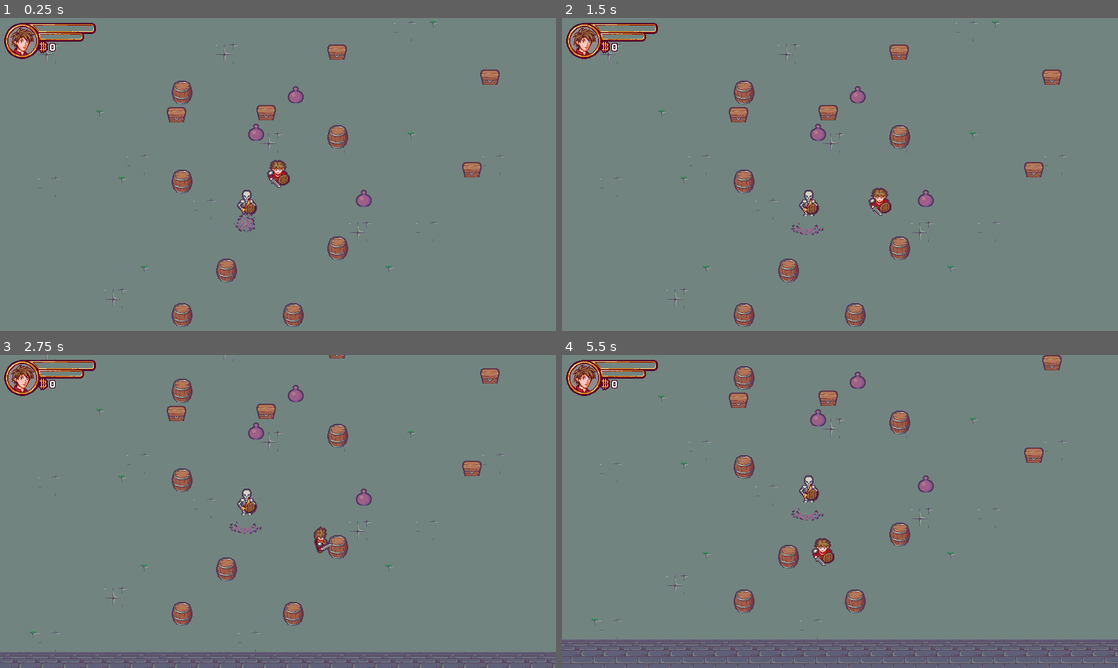
Above: before the commit, frames 1-4 (two rows, left to right).
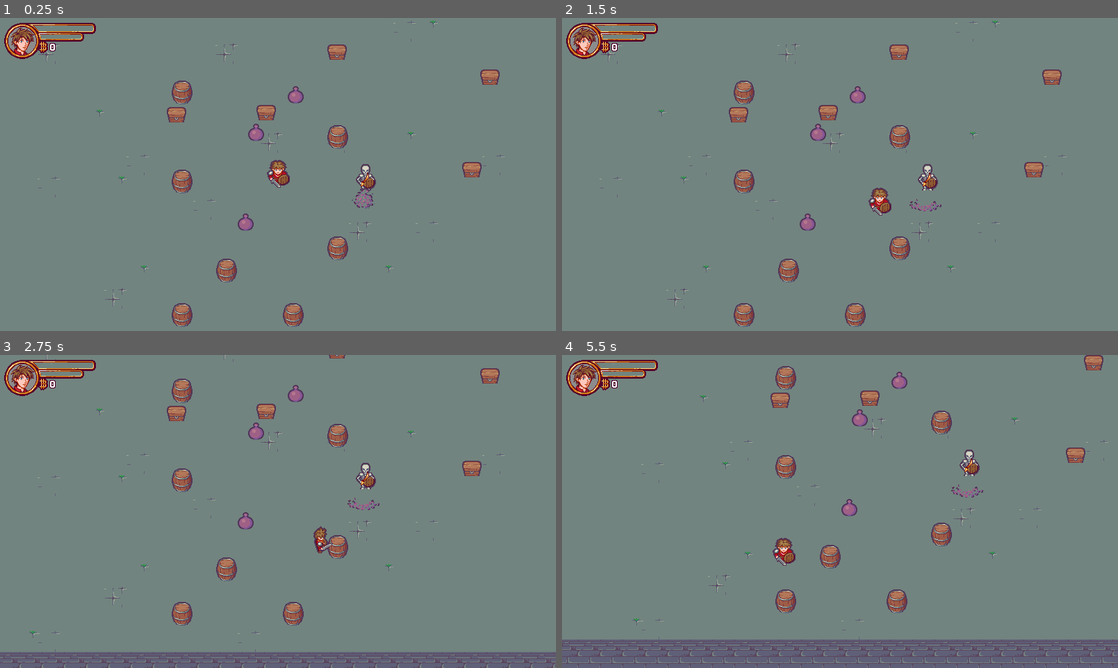
Above: after the commit, the same moments.

Repository: Cielight0/ZeldIsaac
Game: Godot game, scene res://Scenes/Levels/level.tscn
Same seed, same stepped clock (60 frames per second), same inputs: the game is played once before the commit and once after it. Sound files missing from this copy of the repository are replaced by a short silence.
Inputs:
- Up to frame 1 (0.25 s): no input
- Up to frame 2 (1.5 s): tap Enter (ui_accept) at 0.5, 0.77 s; hold Right (ui_right) 0.53-1.28 s; hold Down (ui_down) from 1.28 s (still down)
- Up to frame 3 (2.75 s): tap Enter (ui_accept) at 1.52 s; release Down (ui_down) at 2.03 s; hold Right (ui_right) from 2.03 s (still down)
- Up to frame 4 (5.5 s): tap Enter (ui_accept) at 2.75, 3.02, 3.77, 4.52 s; release Right (ui_right) at 2.78 s; hold Up (ui_up) 2.78-3.53 s; hold Left (ui_left) 3.53-5.03 s; hold Down (ui_down) from 5.03 s (still down)

The runs differ from the first frame. In frame 1, 0.6% of the frame differs, in the area x 42-68%, y 46-69%; in frame 2, 0.7%; in frame 3, 0.7%; in frame 4, 7.7%, in the area x 0-100%, y 0-100%.

Commit message:
Connections from code

Diff:
--- a/Scenes/Actors/Actor.tscn
+++ b/Scenes/Actors/Actor.tscn
@@ -86,10 +86,3 @@
 
 [node name="AudioStreamPlayer2D" type="AudioStreamPlayer2D" parent="."]
 volume_db = -4.0
-
-[connection signal="facing_direction_changed" from="." to="." method="_on_facing_direction_changed"]
-[connection signal="moving_direction_changed" from="." to="." method="_on_moving_direction_changed"]
-[connection signal="state_changed" from="." to="." method="_on_state_changed"]
-[connection signal="animation_changed" from="AnimatedPlayer" to="." method="_on_animated_player_animation_changed"]
-[connection signal="animation_finished" from="AnimatedPlayer" to="." method="_on_animated_player_animation_finished"]
-[connection signal="frame_changed" from="AnimatedPlayer" to="." method="_on_animated_player_frame_changed"]
--- a/Scenes/Actors/Actors.gd
+++ b/Scenes/Actors/Actors.gd
@@ -48,8 +48,16 @@
 			moving_direction = value
 			emit_signal("moving_direction_changed")
 
+### Connections ###
+func _ready() -> void:
+	state_changed.connect(_on_state_changed)
+	facing_direction_changed.connect(_on_facing_direction_changed)
+	moving_direction_changed.connect(_on_moving_direction_changed)
+	animated_sprite.animation_changed.connect(_on_animated_player_animation_changed)
+	animated_sprite.frame_changed.connect(_on_animated_player_frame_changed)
+	animated_sprite.animation_finished.connect(_on_animated_player_animation_finished)
+
 ### LOGIC ###
-
 func _find_dir_name(dir: Vector2) -> String:
 	var direction = ""
 	for dir_name in dir_dict:
@@ -64,6 +72,7 @@
 
 func _attack_effect()->void:
 	var bodies_array=attack_hitbox.get_overlapping_bodies()
+	print("attack")
 	audiostream.play()
 	print(bodies_array)
 	for body in bodies_array:
@@ -84,7 +93,6 @@
 
 func _on_animated_player_animation_finished():
 	if "Attack".is_subsequence_of(animated_sprite.get_animation()):
-#		_attack_effect()
 		state=STATE.IDLE
 
 func _on_facing_direction_changed():
@@ -104,20 +112,15 @@
 	else:
 		facing_direction = moving_direction
 
-
-#func _on_animated_player_animation_changed():
-#	if "Attack".is_subsequence_of(animated_sprite.get_animation()):
-#		_attack_effect()
-
 func _on_state_changed():
 	update_animation()
-
-
-#	EVENTS.coin_collected.connect(_on_EVENTS_coin_collected)
-
 
 func _on_animated_player_frame_changed():
 	if animated_sprite.frame == 2:
 		if "Attack".is_subsequence_of(animated_sprite.get_animation()):
 			_attack_effect()
 			print("frame change!")
+
+
+func _on_animated_player_animation_changed():
+	pass
--- a/Scenes/Actors/Enemy/Skeleton/skeleton.gd
+++ b/Scenes/Actors/Enemy/Skeleton/skeleton.gd
@@ -3,4 +3,3 @@
 
 func _ready():
 	state = STATE.ATTACK
-	print("On est des skeletets")
--- a/Scenes/Actors/Enemy/Skeleton/skeleton.tscn
+++ b/Scenes/Actors/Enemy/Skeleton/skeleton.tscn
@@ -313,3 +313,10 @@
 
 [node name="AudioStreamPlayer2D" parent="." index="3"]
 stream = ExtResource("4_pwiij")
+
+[connection signal="facing_direction_changed" from="." to="." method="_on_facing_direction_changed" flags=18]
+[connection signal="moving_direction_changed" from="." to="." method="_on_moving_direction_changed" flags=18]
+[connection signal="state_changed" from="." to="." method="_on_state_changed" flags=18]
+[connection signal="animation_changed" from="AnimatedPlayer" to="." method="_on_animated_player_animation_changed" flags=18]
+[connection signal="animation_finished" from="AnimatedPlayer" to="." method="_on_animated_player_animation_finished" flags=18]
+[connection signal="frame_changed" from="AnimatedPlayer" to="." method="_on_animated_player_frame_changed" flags=18]
--- a/Scenes/InteractiveObjects/chest.gd
+++ b/Scenes/InteractiveObjects/chest.gd
@@ -10,6 +10,9 @@
 }
 
 var state : int = STATE.CLOSED
+
+func _ready():
+	animated_sprite.animation_finished.connect(_on_animated_sprite_animation_finished)
 
 func interact():
 	if state == STATE.CLOSED:
--- a/Scenes/InteractiveObjects/chest.tscn
+++ b/Scenes/InteractiveObjects/chest.tscn
@@ -83,5 +83,3 @@
 [node name="CollisionShape" type="CollisionShape2D" parent="."]
 shape = SubResource("RectangleShape2D_c6ud2")
 metadata/_edit_lock_ = true
-
-[connection signal="animation_finished" from="AnimatedSprite" to="." method="_on_animated_sprite_animation_finished"]
--- a/Scenes/Levels/level.tscn
+++ b/Scenes/Levels/level.tscn
@@ -376,4 +376,8 @@
 position = Vector2(535, 315)
 
 [node name="Skeleton" parent="." instance=ExtResource("13_x860a")]
-position = Vector2(490, 359)
+position = Vector2(661, 322)
+
+[connection signal="facing_direction_changed" from="Character" to="Character" method="_on_facing_direction_changed" flags=18]
+[connection signal="moving_direction_changed" from="Character" to="Character" method="_on_moving_direction_changed" flags=18]
+[connection signal="state_changed" from="Character" to="Character" method="_on_state_changed" flags=18]
